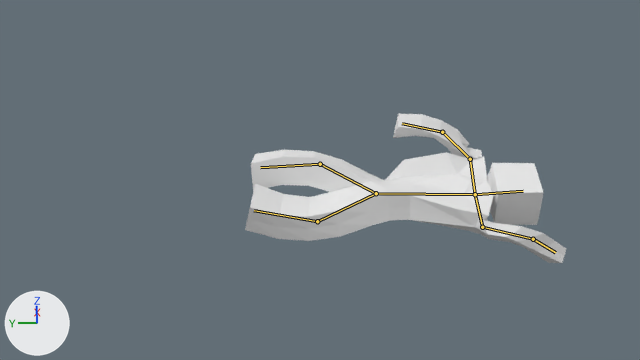
The Blender file game_rsrc/common/mesh/default_player.blend as it was, and as the next commit left it.
Both versions are drawn from the file's camera 'Camera'. Every picture has the same lights, and +X, +Y and +Z are marked at lower left. Both versions are drawn at the pose saved in each file; the numbers are the values there. The bones that bend it are drawn over the model as lines.

In view in the first picture: 'PolySphere'.
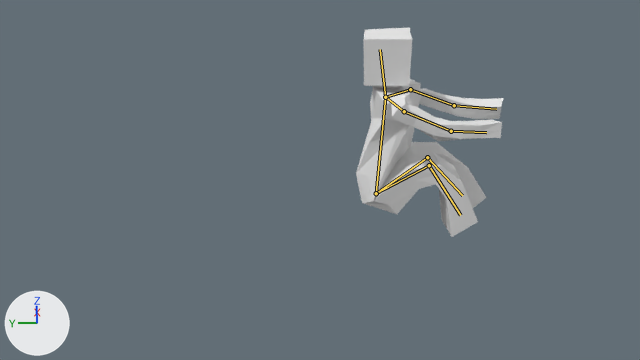
Scene script edits in JSON lines:
```json
{"block": "bone_bone", "where": "bone_bone = bpy.data.objects['Armature'].pose.bones['Bone']"}
{"op": "set", "path": "bone_bone.rotation_quaternion", "old": "(0.998, 0.06, -0.031, 0.016)", "new": "(-0.713, -0.068, 0.129, 0.686)", "note": "degrees (7, -4, 2) -> degrees (16, -5, -89)"}
{"block": "bone_bone_001", "where": "bone_bone_001 = bpy.data.objects['Armature'].pose.bones['Bone.001']  # child of 'Bone'"}
{"op": "set", "path": "bone_bone_001.rotation_quaternion", "old": "(0.948, -0.01, 0.003, -0.318)", "new": "(0.999, 0.02, 0.017, 0.043)", "note": "degrees (-1, 0, -37) -> degrees (2, 2, 5)"}
{"block": "bone_bone_002", "where": "bone_bone_002 = bpy.data.objects['Armature'].pose.bones['Bone.002']  # child of 'Bone.001'"}
{"op": "set", "path": "bone_bone_002.rotation_quaternion", "old": "(-0.928, -0.053, 0.026, -0.368)", "new": "(-0.774, -0.192, 0.162, 0.581)", "note": "degrees (5, -5, 43) -> degrees (29, -2, -74)"}
{"block": "bone_bone_003", "where": "bone_bone_003 = bpy.data.objects['Armature'].pose.bones['Bone.003']  # child of 'Bone.002'"}
{"op": "set", "path": "bone_bone_003.rotation_quaternion", "old": "(0.909, -0.077, -0.257, -0.319)", "new": "(0.986, 0.013, 0.11, -0.128)", "note": "degrees (2, -31, -39) -> degrees (0, 13, -15)"}
{"block": "bone_bone_006", "where": "bone_bone_006 = bpy.data.objects['Armature'].pose.bones['Bone.006']  # child of 'Bone'"}
{"op": "set", "path": "bone_bone_006.rotation_quaternion", "old": "(0.975, -0.088, -0.026, -0.204)", "new": "(0.925, -0.134, -0.004, -0.356)", "note": "degrees (-9, -5, -23) -> degrees (-14, -6, -41)"}
{"block": "bone_bone_007", "where": "bone_bone_007 = bpy.data.objects['Armature'].pose.bones['Bone.007']  # child of 'Bone.006'"}
{"op": "set", "path": "bone_bone_007.rotation_quaternion", "old": "(-0.169, 0.93, -0.134, 0.298)", "new": "(-0.794, 0.05, -0.144, 0.588)", "note": "degrees (-153, -31, -24) -> degrees (-15, 10, -74)"}
{"block": "bone_bone_008", "where": "bone_bone_008 = bpy.data.objects['Armature'].pose.bones['Bone.008']  # child of 'Bone.007'"}
{"op": "set", "path": "bone_bone_008.rotation_quaternion", "old": "(-0.909, -0.045, 0.088, 0.406)", "new": "(-0.971, -0.099, 0.142, 0.163)", "note": "degrees (9, -7, -49) -> degrees (14, -14, -21)"}
{"block": "bone_bone_009", "where": "bone_bone_009 = bpy.data.objects['Armature'].pose.bones['Bone.009']"}
{"op": "set", "path": "bone_bone_009.rotation_quaternion", "old": "(0.974, -0.062, 0.164, 0.142)", "new": "(0.223, -0.059, 0.475, 0.849)", "note": "degrees (-5, 20, 16) -> degrees (55, 18, 160)"}
{"block": "bone_bone_010", "where": "bone_bone_010 = bpy.data.objects['Armature'].pose.bones['Bone.010']  # child of 'Bone.009'"}
{"op": "set", "path": "bone_bone_010.rotation_quaternion", "old": "(0.971, 0.043, -0.071, -0.224)", "new": "(0.785, 0.043, -0.023, 0.617)", "note": "degrees (7, -7, -26) -> degrees (2, -5, 76)"}
{"block": "bone_bone_011", "where": "bone_bone_011 = bpy.data.objects['Armature'].pose.bones['Bone.011']"}
{"op": "set", "path": "bone_bone_011.rotation_quaternion", "old": "(0.989, 0.0, 0.035, -0.144)", "new": "(0.316, -0.188, -0.272, 0.889)", "note": "degrees (-1, 4, -17) -> degrees (-38, 9, 138)"}
{"block": "bone_bone_012", "where": "bone_bone_012 = bpy.data.objects['Armature'].pose.bones['Bone.012']  # child of 'Bone.011'"}
{"op": "set", "path": "bone_bone_012.rotation_quaternion", "old": "(0.955, -0.009, -0.14, 0.261)", "new": "(0.664, -0.033, -0.06, 0.744)", "note": "degrees (-5, -15, 31) -> degrees (-8, -2, 97)"}
```

Location of each change, [x1, y1, x2, y2] in pixels of the pictures (640 x 360 px):
```json
{"object": "PolySphere", "change": "posed", "before": [245, 113, 566, 263], "after": [356, 28, 503, 237], "on screen": "54% narrower, 39% taller"}
{"bone": "Bone", "before": "(376, 193) to (475, 194)", "after": "(376, 193) to (385, 97)"}
{"bone": "Bone.001", "before": "(475, 194) to (470, 159)", "after": "(385, 97) to (410, 89)"}
{"bone": "Bone.002", "before": "(470, 159) to (442, 132)", "after": "(410, 89) to (454, 105)"}
{"bone": "Bone.003", "before": "(442, 132) to (402, 123)", "after": "(454, 105) to (496, 109)"}
{"bone": "Bone.006", "before": "(475, 194) to (482, 227)", "after": "(385, 97) to (404, 111)"}
{"bone": "Bone.007", "before": "(482, 227) to (533, 239)", "after": "(404, 111) to (451, 131)"}
{"bone": "Bone.008", "before": "(533, 239) to (555, 252)", "after": "(451, 131) to (486, 132)"}
{"bone": "Bone.009", "before": "(376, 193) to (320, 164)", "after": "(376, 193) to (427, 157)"}
{"bone": "Bone.010", "before": "(320, 164) to (260, 167)", "after": "(427, 157) to (462, 195)"}
{"bone": "Bone.011", "before": "(376, 193) to (317, 221)", "after": "(376, 193) to (429, 165)"}
{"bone": "Bone.012", "before": "(317, 221) to (254, 210)", "after": "(429, 165) to (460, 215)"}
```
